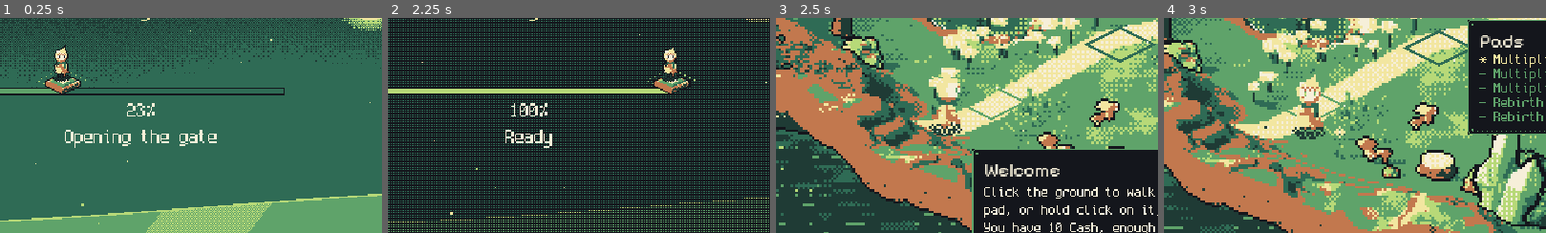
Above: before the commit, frames 1-4 (left to right).
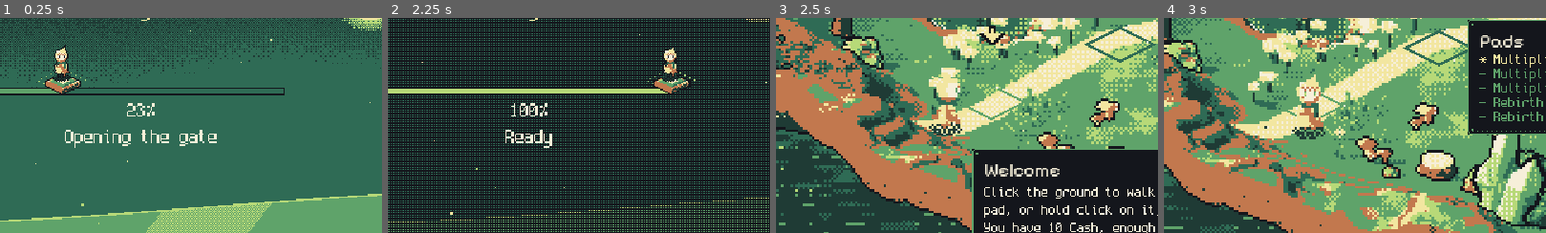
Above: after the commit, the same moments.

Repository: FreezingShock/Plinky
Game: Godot game, scene res://boot/boot.tscn
Two runs of this game, one before a commit and one after it. Both use one fixed random seed, a clock stepped at 60 frames per second and the inputs below.
Inputs (mouse positions are % of the whole screen's width and height, from its top left):
- Up to frame 1 (0.25 s): no input
- Up to frame 2 (2.25 s): tap Enter (ui_accept) at 0.5, 0.77, 1.07 s; move the mouse to (72, 45) at 0.52 s; hold D 0.53-1.25 s; tap Space at 0.6 s; click (72, 45) at 0.67 s; drag from (30, 55) to (45, 70) at 1.27 s; move the mouse to (60, 28) at 2.02 s; hold D from 2.03 s (still down); tap 2 at 2.1 s
- Up to frame 3 (2.5 s): keep holding D
- Up to frame 4 (3 s): release D at 2.75 s; click "Skip tips" at 2.75 s
The pictures show only the part of the screen within x 32-82%, y 26-76%; the shares and areas given below are measured in that part.

Frames 1-2 are identical in both runs. In frame 3, 0.3% of the frame differs, in the area x 53-60%, y 3-13%; in frame 4, nothing differs.

Commit message:
Onboarding: early first press no longer reads as an old save; arrow over the first pad
Co-Authored-By: Claude Sonnet 5.5 <noreply@anthropic.com>
Claude-Session: https://claude.ai/code/session_01Pmx9dW2c3ksRuSEuDz13Yw

Diff:
--- a/core/onboarding.gd
+++ b/core/onboarding.gd
@@ -26,6 +26,9 @@
 	{"id": &"walk", "title": "Momentum", "urgent": false},
 	{"id": &"streak", "title": "Streaks", "urgent": false},
 ]
+
+## Play time above which a save with no ui_flags counts as one from before onboarding.
+const OLD_SAVE_SECONDS: float = 20.0
 
 var sim: Sim
 var cfg: OnboardingConfig
@@ -84,8 +87,9 @@
 ## Latch any system whose condition now holds. Cheap; call a few times a second.
 func update() -> void:
 	if not sim.ui_flags.has("seen"):
-		# A save from before onboarding: the player knows the game, so no tips for them.
-		if sim.press_count > 0 or sim.rebirth_count > 0:
+		# A save from before onboarding: the player knows the game, so no tips for them. A new game that
+		# pressed a pad before its first update has only seconds of play, so it still gets its tips.
+		if (sim.press_count > 0 or sim.rebirth_count > 0) and sim.play_seconds >= OLD_SAVE_SECONDS:
 			for t: Dictionary in TIPS:
 				_bag("seen")[String(t["id"])] = true
 		_bag("seen")
--- a/main.gd
+++ b/main.gd
@@ -15,6 +15,7 @@
 var gate: TexelGate
 var pads: Dictionary = {}  # button id -> TexelPad
 var critter: TexelCritter
+var pointer: PadPointer
 var pad_glow: PadGlow
 var shake: ScreenShake
 var camera: WorldCamera
@@ -205,6 +206,13 @@
 		pad.palette = Palettes.colors(palette_id)
 		world.add_child(pad)
 		pads[pad.button_id] = pad
+	var first: TexelPad = pads.get(&"m1") as TexelPad
+	if first != null:
+		if pointer == null:
+			pointer = PadPointer.new()
+			world.add_child(pointer)
+		pointer.position = first.position
+		pointer.palette = Palettes.colors(palette_id)
 	if critter == null:
 		critter = TexelCritter.new()
 		world.add_child(critter)
--- a/tests/test_onboarding.gd
+++ b/tests/test_onboarding.gd
@@ -101,6 +101,7 @@
 	# A save from before onboarding has no ui_flags. The player is not taught, and what they have is visible.
 	var old: Sim = t.make_sim()
 	old.press_count = 80
+	old.play_seconds = 600.0
 	old.rebirth_count = 2
 	old.stats[&"reb"] = BigNum.from_float(3.0)
 	var ob := Onboarding.new(old, cfg)
@@ -112,6 +113,15 @@
 	ob.replay_tips()
 	t.ok(not ob.is_seen(&"first_press"), "replay forgets seen tips")
 	t.ok(ob.tips_enabled, "replay turns tips on")
+
+	# A new game that presses before its first update (0.1 s in) is not an old save.
+	var quick: Sim = t.make_sim()
+	quick.step(0.1)
+	quick.try_press(&"m1")
+	var qob := Onboarding.new(quick, cfg)
+	qob.update()
+	quick.step(cfg.first_tip_delay + cfg.urgent_gap_seconds)
+	t.eq(qob.next_tip(), &"first_press", "an early press still gets its tips")
 
 	# Tips off: nothing is offered and every system shows.
 	var fresh: Sim = t.make_sim()
@@ -140,7 +150,7 @@
 	var when: Dictionary = {}    # feature -> minutes
 	var tips: Array = []         # [id, seconds]
 	var secs: float = 0.0
-	var next_press: float = 0.0
+	var next_press: float = 3.0  # a real player reads the welcome and walks over first
 	var gate_at: float = -1.0
 	while secs < 20.0 * 60.0 and (gate_at < 0.0 or secs < gate_at + 30.0):
 		sim.step(0.1)
--- /dev/null
+++ b/ui/fx/pad_pointer.gd
@@ -0,0 +1,43 @@
+class_name PadPointer
+extends Node2D
+## A bobbing pixel arrow over the first pad. Shows only for a brand new player (no presses yet, tips on),
+## so the first step is unmissable. Palette roles only: accent fill, ink outline.
+
+const BOB_PX: float = 3.0
+const BOB_HZ: float = 2.0
+const HEIGHT: float = 26.0  # texels above the pad anchor
+
+var palette: PackedColorArray = Palettes.colors(Palettes.MEADOW)
+var _t: float = 0.0
+
+
+func _init() -> void:
+	z_index = 20
+	texture_filter = CanvasItem.TEXTURE_FILTER_NEAREST
+
+
+func _process(delta: float) -> void:
+	var sim: Sim = GameState.sim
+	var want: bool = GameState.onboarding.tips_enabled and sim.press_count == 0 and sim.rebirth_count == 0
+	if want != visible:
+		visible = want
+	if not want:
+		return
+	_t += delta
+	queue_redraw()
+
+
+func _draw() -> void:
+	var bob: float = roundf(sin(_t * TAU * BOB_HZ) * BOB_PX * 0.5 + BOB_PX * 0.5)
+	var ink: Color = palette[0] if palette.size() > 0 else Color.BLACK
+	var fill: Color = palette[5] if palette.size() > 5 else Color.WHITE
+	var y: float = -HEIGHT - bob
+	# Down-pointing arrow, 9 wide, drawn row by row with a 1 texel outline.
+	for row in 5:
+		var half: int = 4 - row
+		draw_rect(Rect2(-half - 1, y + row, half * 2 + 3, 1), ink)
+	for row in 4:
+		var half: int = 3 - row
+		draw_rect(Rect2(-half, y + row, half * 2 + 1, 1), fill)
+	draw_rect(Rect2(-1, y - 3, 3, 3), ink)
+	draw_rect(Rect2(0, y - 2, 1, 2), fill)
